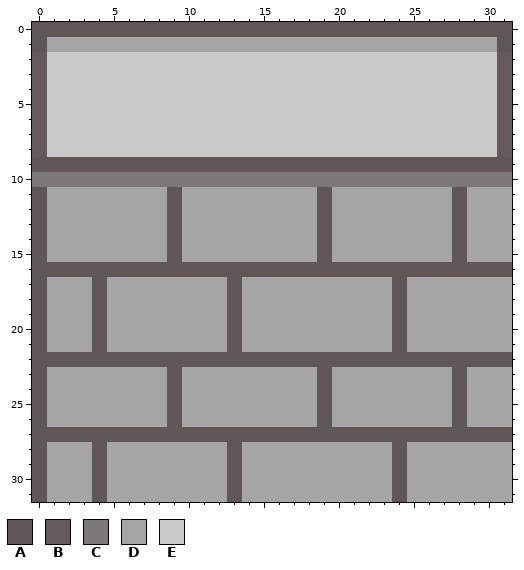
Pixel-art sprite -- Assets/Sprites/bottom-castle.png. This is how it looked before the edit.
The file is 32x32 pixels. Colours within 5 levels of each other are drawn and written as one.
Palette (. is transparent): A #5f5756  B #655a59  C #7c7877  D #a5a5a5  E #c9c9c9
Pixels before, first column x 0:
 0 AAAAAAAAAAAAAAAAAAAAAAAAAAAAAAAA
 1 ADDDDDDDDDDDDDDDDDDDDDDDDDDDDDDA
 2 BEEEEEEEEEEEEEEEEEEEEEEEEEEEEEEB
 3 BEEEEEEEEEEEEEEEEEEEEEEEEEEEEEEB
 4 BEEEEEEEEEEEEEEEEEEEEEEEEEEEEEEB
 5 BEEEEEEEEEEEEEEEEEEEEEEEEEEEEEEB
 6 BEEEEEEEEEEEEEEEEEEEEEEEEEEEEEEB
 7 BEEEEEEEEEEEEEEEEEEEEEEEEEEEEEEB
 8 BEEEEEEEEEEEEEEEEEEEEEEEEEEEEEEB
 9 AAAAAAAAAAAAAAAAAAAAAAAAAAAAAAAA
10 CCCCCCCCCCCCCCCCCCCCCCCCCCCCCCCC
11 ADDDDDDDDADDDDDDDDDADDDDDDDDADDD
12 ADDDDDDDDADDDDDDDDDADDDDDDDDADDD
13 ADDDDDDDDADDDDDDDDDADDDDDDDDADDD
14 ADDDDDDDDADDDDDDDDDADDDDDDDDADDD
15 ADDDDDDDDADDDDDDDDDADDDDDDDDADDD
16 AAAAAAAAAAAAAAAAAAAAAAAAAAAAAAAA
17 ADDDADDDDDDDDADDDDDDDDDDADDDDDDD
18 ADDDADDDDDDDDADDDDDDDDDDADDDDDDD
19 ADDDADDDDDDDDADDDDDDDDDDADDDDDDD
20 ADDDADDDDDDDDADDDDDDDDDDADDDDDDD
21 ADDDADDDDDDDDADDDDDDDDDDADDDDDDD
22 AAAAAAAAAAAAAAAAAAAAAAAAAAAAAAAA
23 ADDDDDDDDADDDDDDDDDADDDDDDDDADDD
24 ADDDDDDDDADDDDDDDDDADDDDDDDDADDD
25 ADDDDDDDDADDDDDDDDDADDDDDDDDADDD
26 ADDDDDDDDADDDDDDDDDADDDDDDDDADDD
27 AAAAAAAAAAAAAAAAAAAAAAAAAAAAAAAA
28 ADDDADDDDDDDDADDDDDDDDDDADDDDDDD
29 ADDDADDDDDDDDADDDDDDDDDDADDDDDDD
30 ADDDADDDDDDDDADDDDDDDDDDADDDDDDD
31 ADDDADDDDDDDDADDDDDDDDDDADDDDDDD
After:
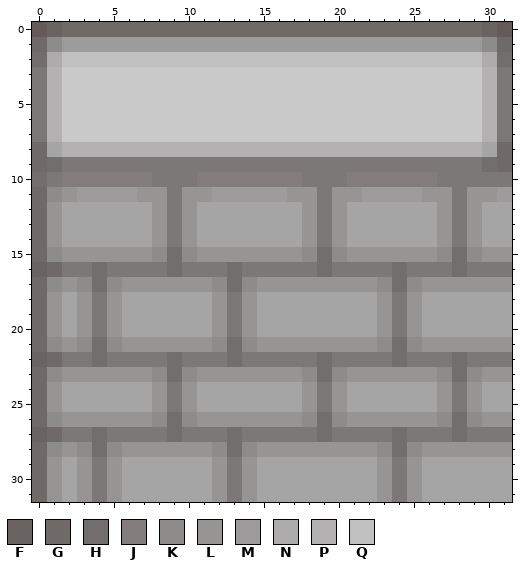
Colours new in this view: F #696362  G #6f6968  H #736e6e  J #827c7c  K #8e8c8b  L #969594  M #9d9b9b  N #adabab  P #b3b1b1  Q #c0c0c0
The commit says: flame thr and castle sprite update
Diff:
Changed rows in their new state; - is an unchanged pixel.
first column x 0:
 0 BFGGGGGGGGGGGGGGGGGGGGGGGGGGGGFB
 1 GKMMMMMMMMMMMMMMMMMMMMMMMMMMMMKG
 2 HNQQQQQQQQQQQQQQQQQQQQQQQQQQQQNH
 3 CP----------------------------PC
 4 CP----------------------------PC
 5 CP----------------------------PC
 6 CP----------------------------PC
 7 CP----------------------------PC
 8 GDPPPPPPPPPPPPPPPPPPPPPPPPPPPPDG
 9 GHCCCCCCCCCCCCCCCCCCCCCCCCCCCCHG
10 H-JJJJJJ---JJJJJJJ---JJJJJJ-----
11 GKLMMMMLLCLLMMMMMLLCLLMMMMLLCLLM
12 GL------LCL-------LCL------LCL--
13 GL------LCL-------LCL------LCL--
14 GL------LCL-------LCL------LCL--
15 GKLLLLLLKHKLLLLLLLKHKLLLLLLKHKLL
16 FGCCHCCCCHCCCHCCCCCHCCCCHCCCHCCC
17 GKLKHKLLLLLLKHKLLLLLLLLKHKLLLLLL
18 GL-LCL------LCL--------LCL------
19 GL-LCL------LCL--------LCL------
20 GL-LCL------LCL--------LCL------
21 GKLKHKLLLLLLKHKLLLLLLLLKHKLLLLLL
22 FGCCHCCCCHCCCHCCCCCHCCCCHCCCHCCC
23 GKLLLLLLKHKLLLLLLLKHKLLLLLLKHKLL
24 GL------LCL-------LCL------LCL--
25 GL------LCL-------LCL------LCL--
26 GKLLLLLLKHKLLLLLLLKHKLLLLLLKHKLL
27 FGCCHCCCCHCCCHCCCCCHCCCCHCCCHCCC
28 GKLKHKLLLLLLKHKLLLLLLLLKHKLLLLLL
29 GL-LCL------LCL--------LCL------
30 GL-LCL------LCL--------LCL------
31 GL-LCL------LCL--------LCL------
